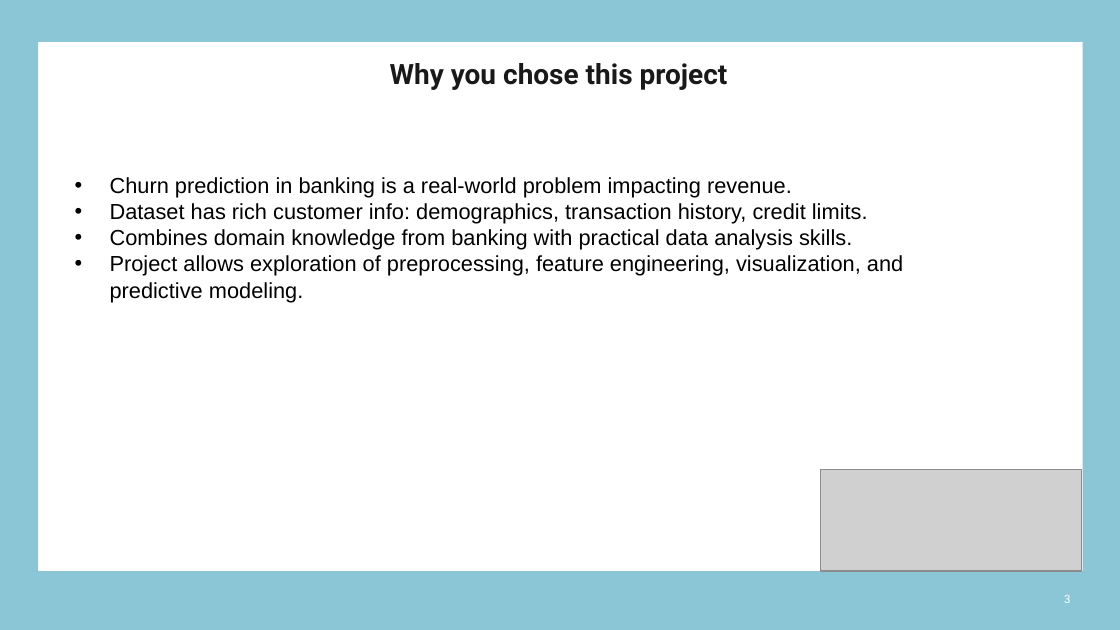
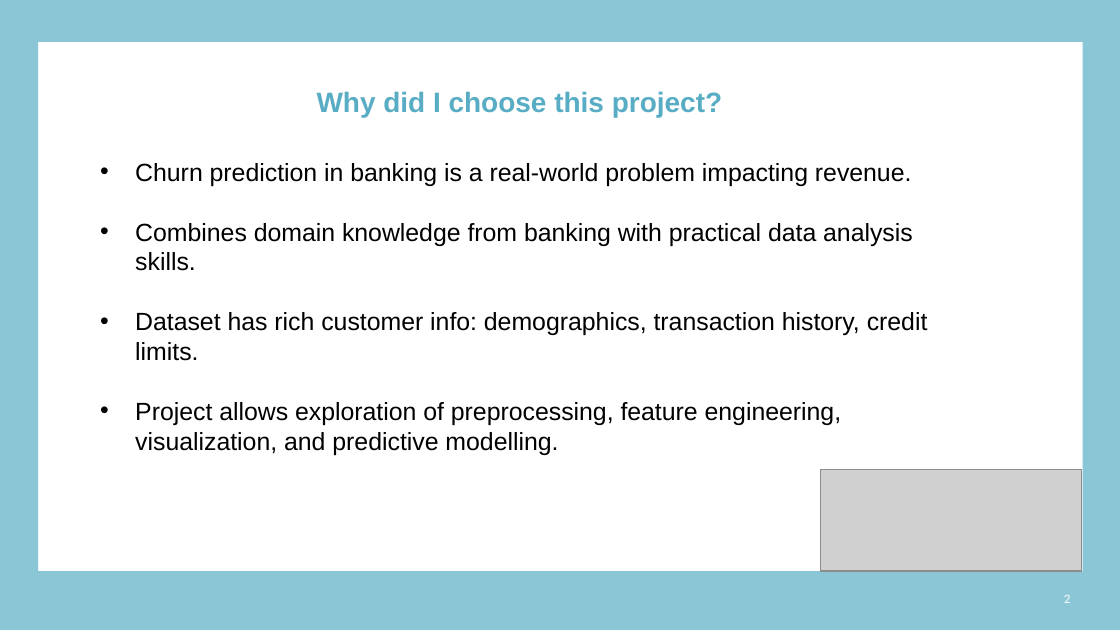
Before and after one commit to ReDI-School-projects/CreditCardUserBehaviour, a slide deck: slide 2 of Final_project_DataAnalytics-D.Ivashchenko.pptx (slide 3 before the commit). Drawn at 1120x630 pixels with LibreOffice and Linux fonts; fonts in the diff are those of the drawing; grey boxes stand for pictures; background and template pictures are left out. Boxes give left, top, right and bottom in pixels: in the first picture for what was removed or moved away, otherwise in the second. Text is boxed around its words. In the diff, an @@ line names an element or a change of style, - is before the commit and + after.

```diff
--- a/Final_project_DataAnalytics-D.Ivashchenko.pptx
+++ b/Final_project_DataAnalytics-D.Ivashchenko.pptx
@@ title at [317,91,722,117]: text changed; font Roboto to Arial; text colour #191919 to #58ADC5 @@
-Why you chose this project
+Why did I choose this project?
@@ text "Churn prediction in banking is ...": place and size @@
-text "Churn prediction in banking is ..." at [110,177,903,302]
+text "Churn prediction in banking is ..." at [135,163,928,455]
@@ text at [135,163,928,361]: size 14 to 16 pt in "Churn prediction in banking is a real-world ...", "Dataset has rich customer info: demographics, transaction ..." @@
@@ text at [135,223,913,271]: paragraph added @@
+• Combines domain knowledge from banking with practical data analysis skills.
@@ text at [135,402,842,455]: text changed; size 14 to 16 pt @@
-• Combines domain knowledge from banking with practical data analysis skills.
-• Project allows exploration of preprocessing, feature engineering, visualization, and predictive modeling.
+• Project allows exploration of preprocessing, feature engineering, visualization, and predictive modelling.
```
Also in this commit, not shown: 5 other slides changed, 10 slides removed.
